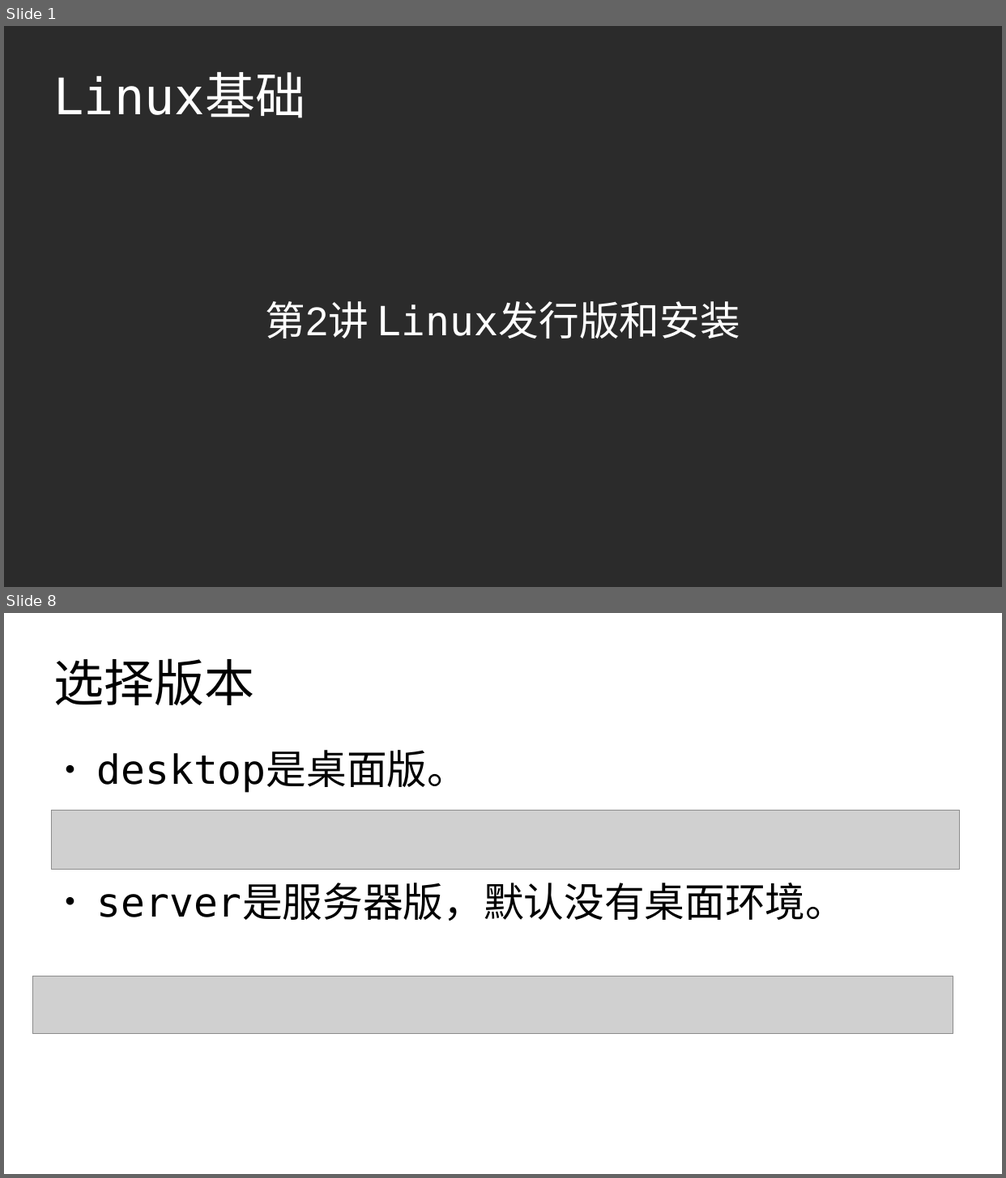
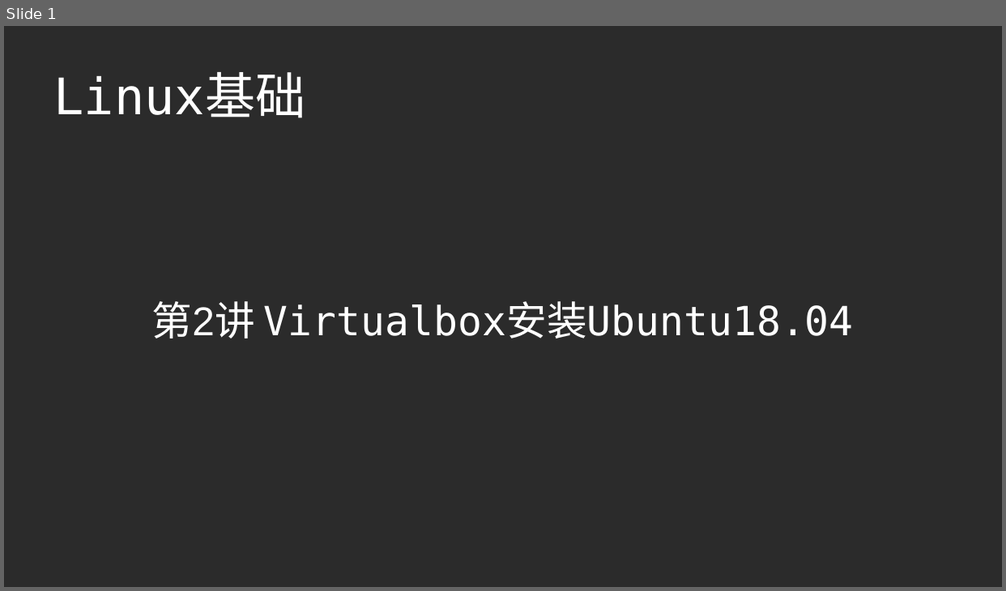
Before and after one commit to master-genius/linux-system, a slide deck: ch02/ch02_3-virtualbox安装Linux.odp. Shown one above the other, each under a label of ours: slides 1 and 8 before the commit, slide 1 after it; the slides between them are not shown. The pictures are 1006x1178 and 1006x591 pixels, drawn with LibreOffice and Linux fonts; fonts in the diff are those of the drawing; grey boxes stand for pictures; background and template pictures are left out; a plain dark background stands for a picture behind light text. Boxes give left, top, right and bottom in pixels: in the first picture for what was removed or moved away, otherwise in the second. Text is boxed around its words. In the diff, an @@ line names an element or a change of style, - is before the commit and + after.

```diff
--- a/ch02/ch02_3-virtualbox安装Linux.odp
+++ b/ch02/ch02_3-virtualbox安装Linux.odp
@@ slide 8 removed at box(4, 613, 1002, 1174), background #FFFFFF @@
@@ title removed at box(54, 658, 255, 705) @@
-选择版本
@@ text removed at box(96, 752, 846, 921) @@
-● desktop是桌面版。
-● server是服务器版，默认没有桌面环境。
@@ picture removed at box(52, 811, 959, 871) @@
@@ picture removed at box(32, 977, 953, 1034) @@
@@ slide 1 changed as well @@
@@ subtitle at box(152, 301, 854, 339): text changed; font Arial to DejaVu Sans Mono @@
-第2讲 Linux发行版和安装
+第2讲 Virtualbox安装Ubuntu18.04
```
Also in this commit, not shown: 1 other slide changed, 6 slides added, 5 other slides removed, 2 other files.
